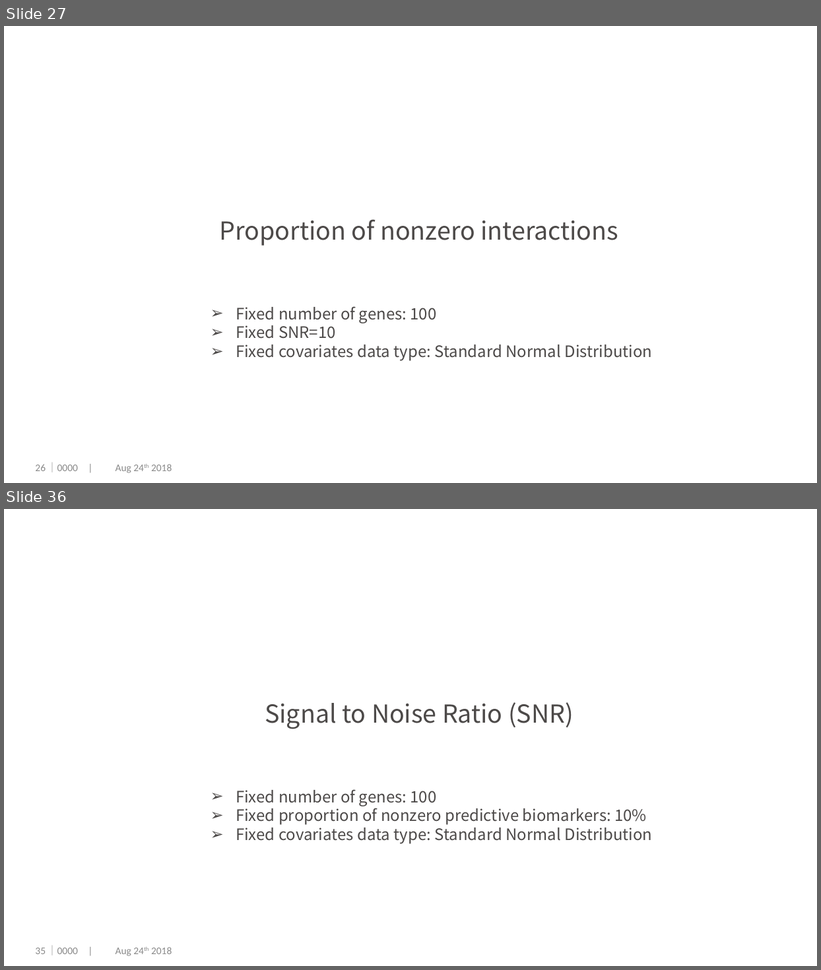
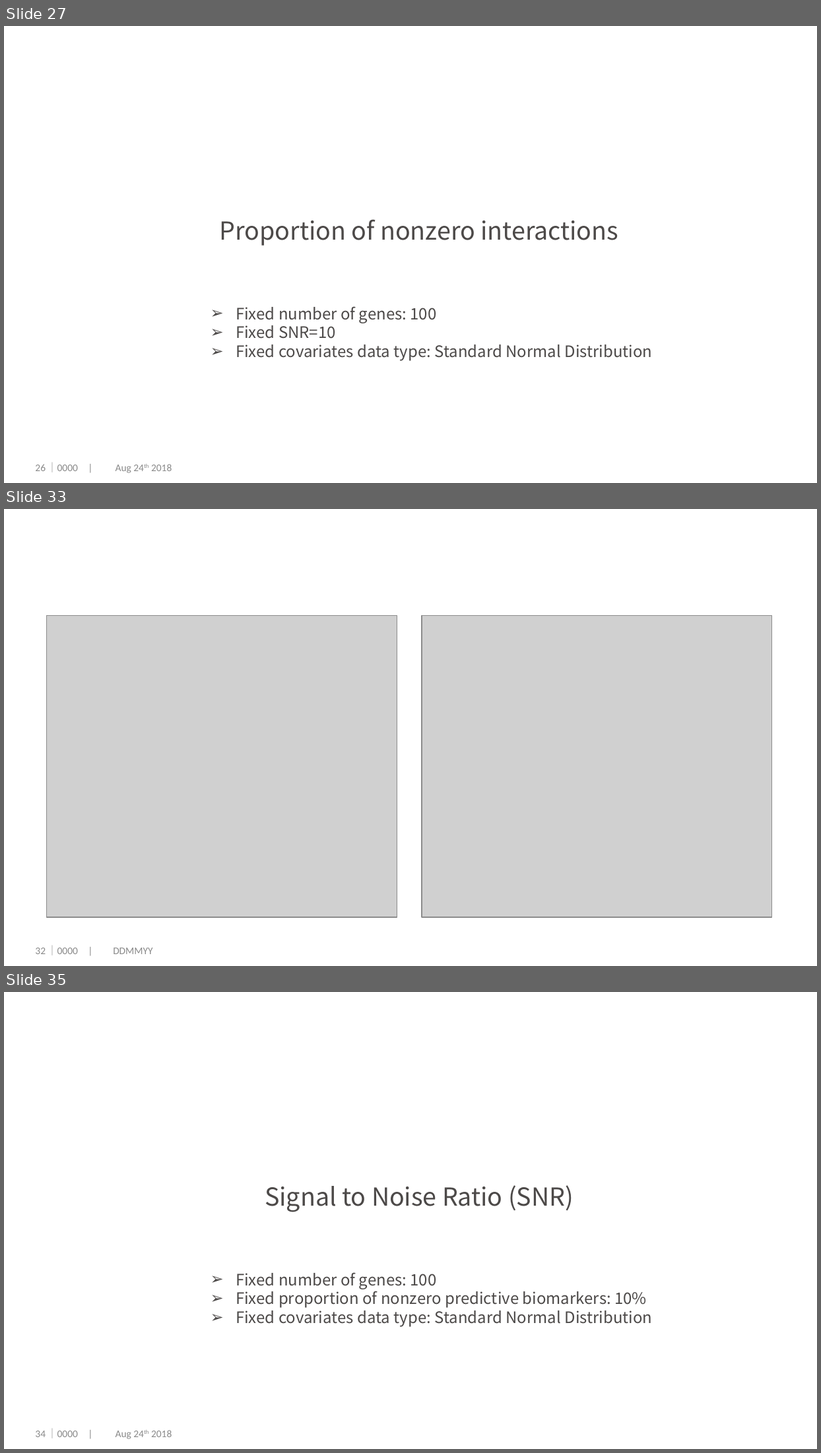
Before and after one commit to dengwx11/GroupLasso, a slide deck: manu & slides/Final.pptx. Shown one above the other, each under a label of ours: slides 27 and 36 before the commit, slides 27, 33 and 35 after it; the slides between them are not shown. The pictures are 821x970 and 821x1453 pixels, drawn with LibreOffice and Linux fonts; fonts in the diff are those of the drawing; grey boxes stand for pictures; background and template pictures are left out. Boxes give left, top, right and bottom in pixels: in the first picture for what was removed or moved away, otherwise in the second. Text is boxed around its words. In the diff, an @@ line names an element or a change of style, - is before the commit and + after.

```diff
--- a/manu & slides/Final.pptx
+++ b/manu & slides/Final.pptx
@@ slide 33 added at box(4, 509, 817, 966), background #FFFFFF @@
@@ picture added at box(47, 615, 397, 917) @@
@@ picture added at box(422, 615, 772, 917) @@
@@ page number added at box(35, 948, 46, 955), 9 pt, text #898989 @@
+32
@@ text added at box(47, 946, 152, 955), 9 pt, text #898989 @@
+｜0000 | DDMMYY
@@ what was slide 36 is now slide 35 @@
@@ page number at box(35, 1431, 46, 1438): text changed @@
-35
+34
```
Also in this commit, not shown: 4 slides changed, 2 other slides added, 4 slides removed.
